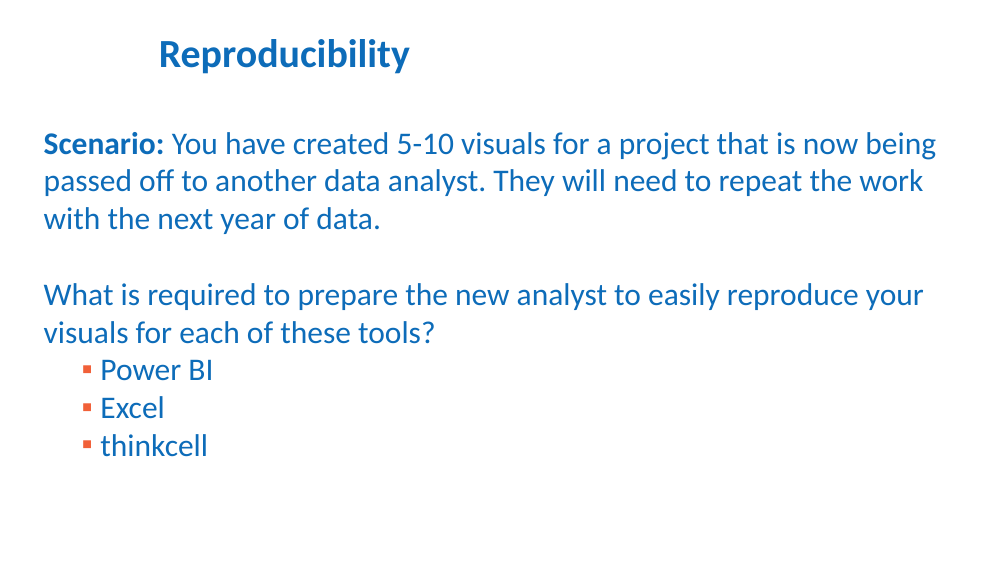
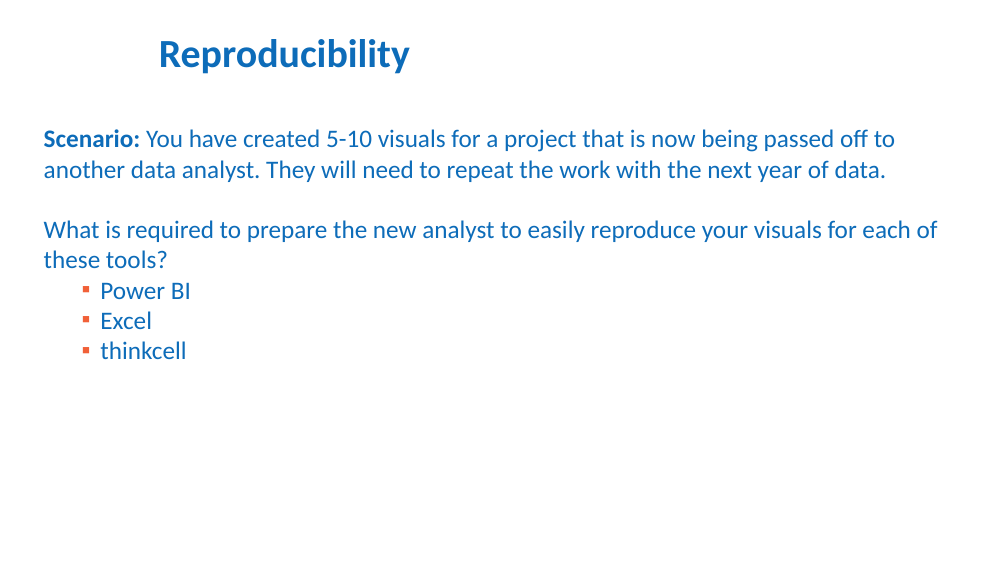
Before and after one commit to brussell23/grammar_of_graphics, a slide deck: slide 3 of ggplot and the Grammar of Graphics.pptx. Drawn at 1008x567 pixels with LibreOffice and Linux fonts; fonts in the diff are those of the drawing; background and template pictures are left out. Boxes give left, top, right and bottom in pixels: in the first picture for what was removed or moved away, otherwise in the second. Text is boxed around its words. In the diff, an @@ line names an element or a change of style, - is before the commit and + after.

```diff
--- a/ggplot and the Grammar of Graphics.pptx
+++ b/ggplot and the Grammar of Graphics.pptx
@@ text "Scenario: You have created 5-10 ..." at (44,129,938,359): size 30 to 24 pt @@
```
Also in this commit, not shown: 4 other slides changed, 1 slide added.
